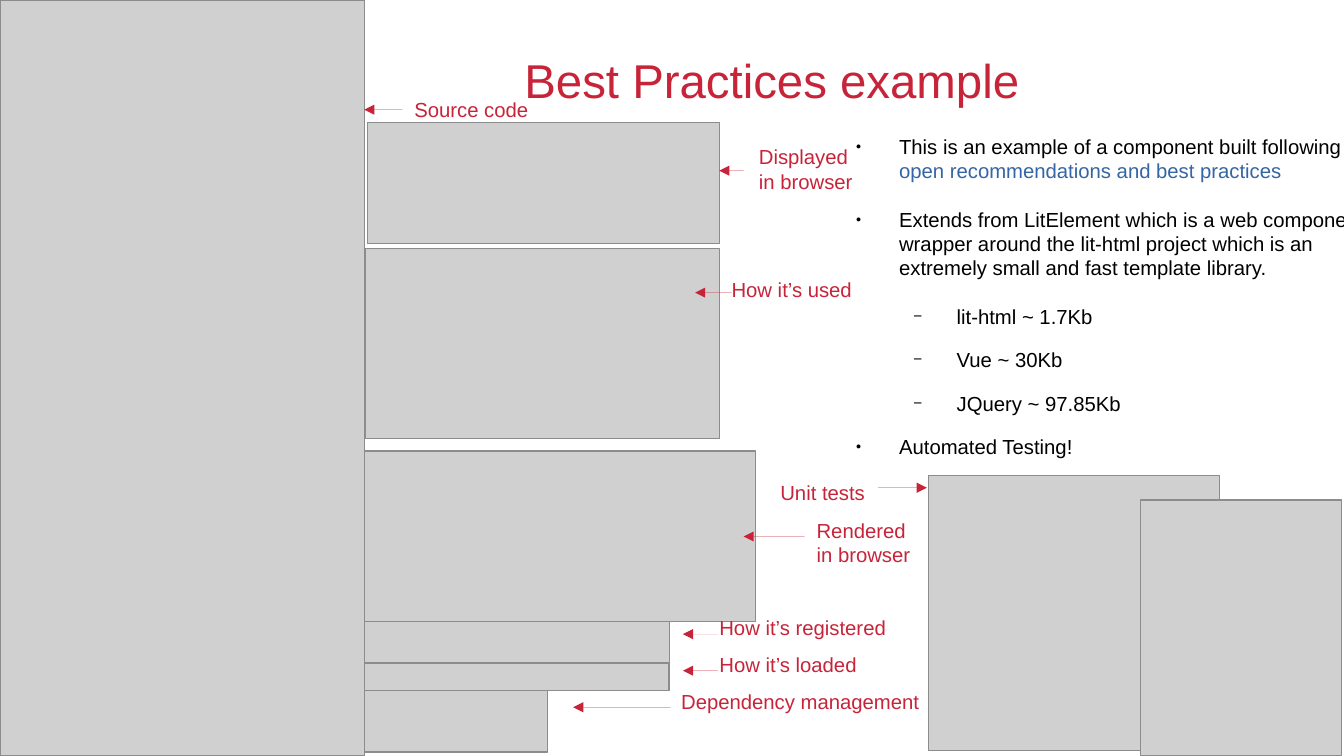
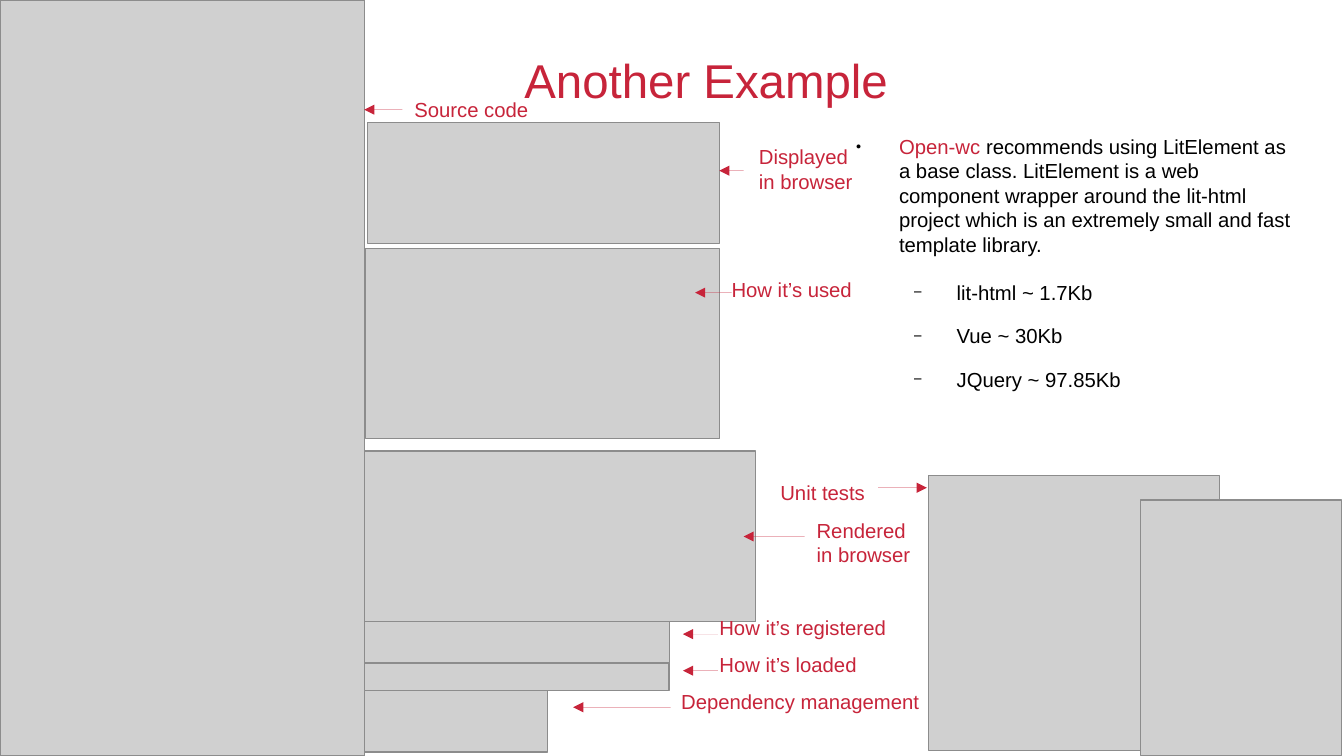
Before and after one commit to QuiWorks/wc-presentation, a slide deck: slide 6 of wc-pp-presentation.odp. Drawn at 1344x756 pixels with LibreOffice and Linux fonts; fonts in the diff are those of the drawing; grey boxes stand for pictures; background and template pictures are left out. Boxes give left, top, right and bottom in pixels: in the first picture for what was removed or moved away, otherwise in the second. Text is boxed around its words. In the diff, an @@ line names an element or a change of style, - is before the commit and + after.

Commit message:
changing up example.

```diff
--- a/wc-pp-presentation.odp
+++ b/wc-pp-presentation.odp
@@ title at [524, 63, 887, 107]: text changed @@
-Best Practices example
+Another Example
@@ text at [899, 139, 1290, 257]: text changed @@
-● This is an example of a component built following open recommendations and best practices
-● Extends from LitElement which is a web component wrapper around the lit-html project which is an extremely small and fast template library.
+● Open-wc recommends using LitElement as a base class. LitElement is a web component wrapper around the lit-html project which is an extremely small and fast template library.
@@ text at [899, 439, 1072, 459]: paragraph removed @@
-● Automated Testing!
```
Also in this commit, not shown: 1 slide added, 1 slide removed, 1 other file.
